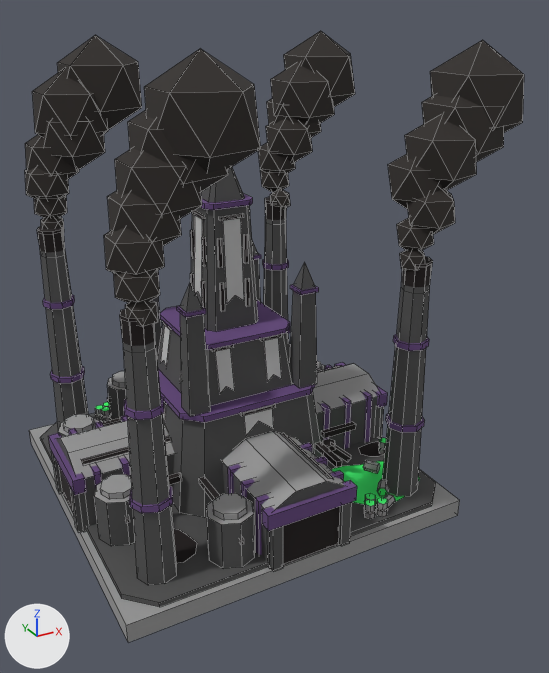
The Blender file art/models/buildings/refinery.corrino.blend as it was, and as the next commit left it.
Camera for both pictures: a camera (50 mm lens) standing at (-4.84, -10.5, 7.8) and looking at (0.7, -0.43, 2.77). Arrows for +X, +Y and +Z are at lower left; the lights stay in place. The older version comes first. Mesh edges are drawn as thin lines.

In view in the first picture: '_puff.004', '_puff.005', '_puff.006', '_puff.012', '_puff.013', '_puff.019', '_puff.020', '_puff.025', '_puff.026', '_puff.027', '_slab', 'body' and 18 more.
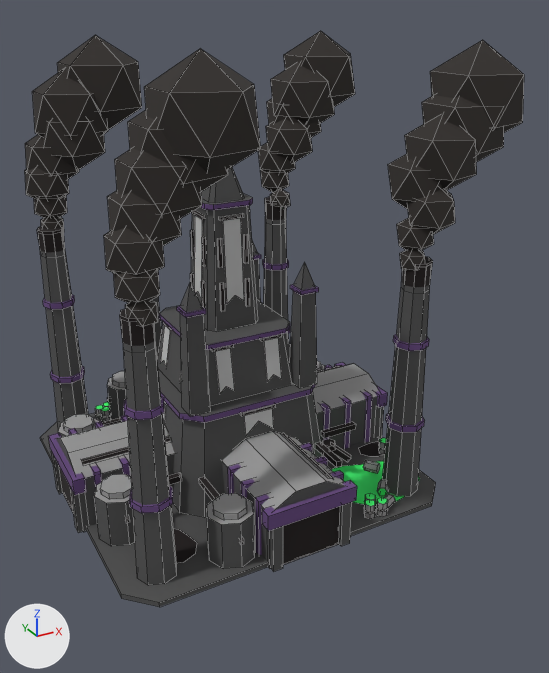
Boxes (x1, y1, x2, y2) around the edits, measured in the pictures (549 x 673 px):
'_slab', hidden
    before: (29, 424, 460, 642)
part 1 of me_body, surface changed
    both: (158, 194, 313, 417)

Edits to the bpy script that builds the scene:
```text
Change me_body:
    where me_body.from_pydata(...)  # 1728 vertices, 971 faces; spans x -2.88..2.88, y -2.88..2.88, z 0.3..5.9
    used by ob_body; location = (0.0, 0.0, 0.0)
    me_body part 1: texture (UV) coordinates of 3 of 971 faces, centred in x 0.0, y 0.0, z 2.1..5.08, changed; they spanned u 0.38..0.38, v 0.12..0.12 and now span u 0.62..0.62, v 0.88..0.88
Change ob_slab:
    add ob_slab.hide_set(True)
```
